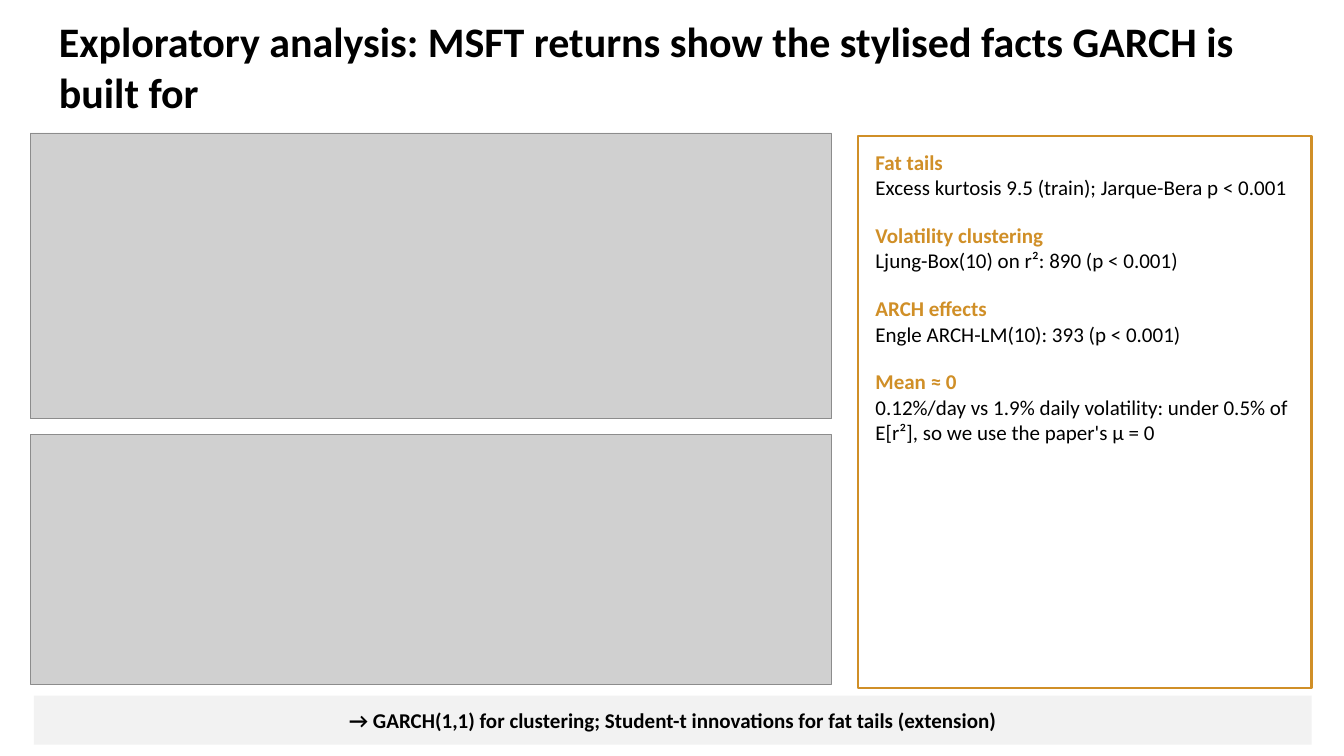
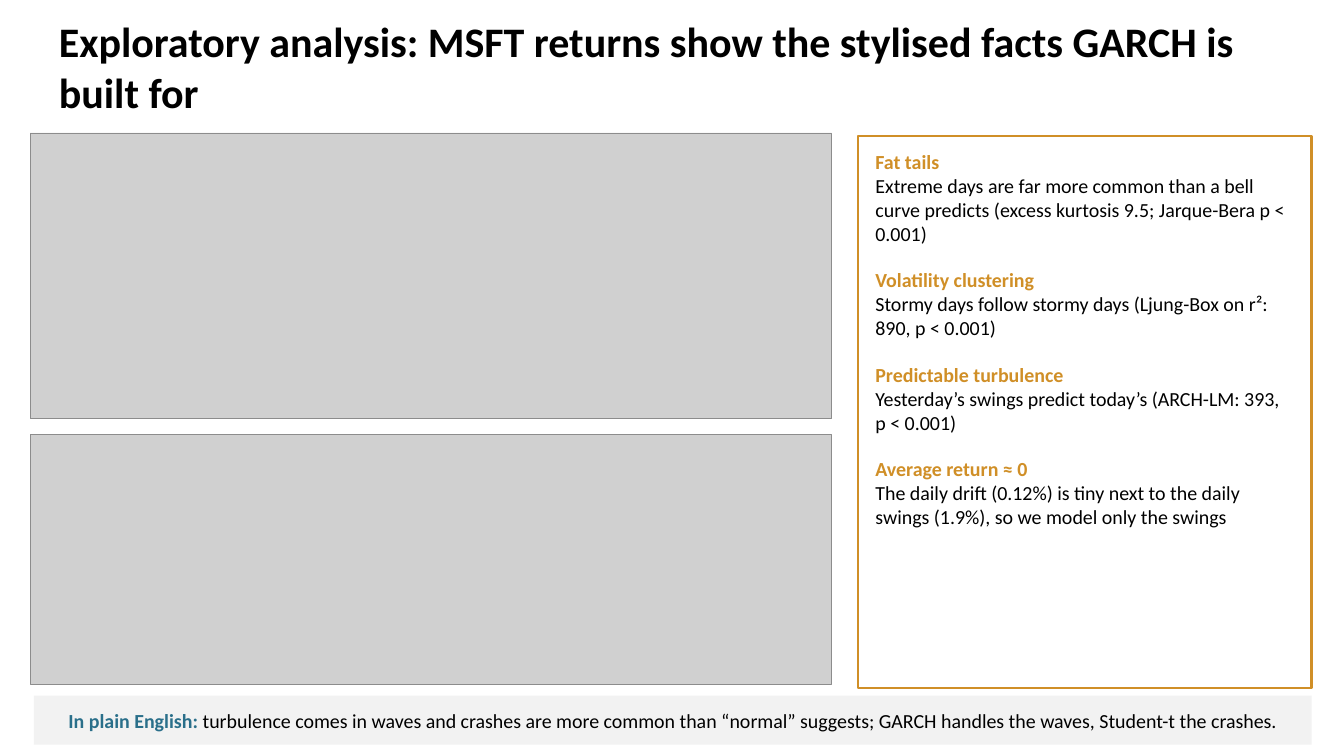
Before and after one commit to SGhuman123/Fordham-Time-Series-Econometrics, a slide deck: slide 9 of slides/Scalable_Bayesian_Volatility.pptx (slide 8 before the commit). Drawn at 1344x756 pixels with LibreOffice and Linux fonts; fonts in the diff are those of the drawing; grey boxes stand for pictures. Boxes give left, top, right and bottom in pixels: in the first picture for what was removed or moved away, otherwise in the second. Text is boxed around its words. In the diff, an @@ line names an element or a change of style, - is before the commit and + after.

```diff
--- a/slides/Scalable_Bayesian_Volatility.pptx
+++ b/slides/Scalable_Bayesian_Volatility.pptx
@@ text at [875,179,1270,244]: text changed; size 20 to 19 pt @@
-Excess kurtosis 9.5 (train); Jarque-Bera p < 0.001
+Extreme days are far more common than a bell curve predicts (excess kurtosis 9.5; Jarque-Bera p < 0.001)
@@ text at [875,155,1034,291]: size 20 to 19 pt in "Fat tails", "Volatility clustering" @@
@@ text at [875,295,1279,528]: text changed; size 20 to 19 pt @@
-Ljung-Box(10) on r²: 890 (p < 0.001)
-ARCH effects
-Engle ARCH-LM(10): 393 (p < 0.001)
-Mean ≈ 0
-0.12%/day vs 1.9% daily volatility: under 0.5% of E[r²], so we use the paper's μ = 0
+Stormy days follow stormy days (Ljung-Box on r²: 890, p < 0.001)
+Predictable turbulence
+Yesterday’s swings predict today’s (ARCH-LM: 393, p < 0.001)
+Average return ≈ 0
+The daily drift (0.12%) is tiny next to the daily swings (1.9%), so we model only the swings
@@ text at [68,713,1276,732]: text changed; size 20 to 19 pt; bold off @@
-→ GARCH(1,1) for clustering; Student-t innovations for fat tails (extension)
+In plain English: turbulence comes in waves and crashes are more common than “normal” suggests; GARCH handles the waves, Student-t the crashes.
```
Also in this commit, not shown: 10 other slides changed, 2 slides added, 7 other files.
